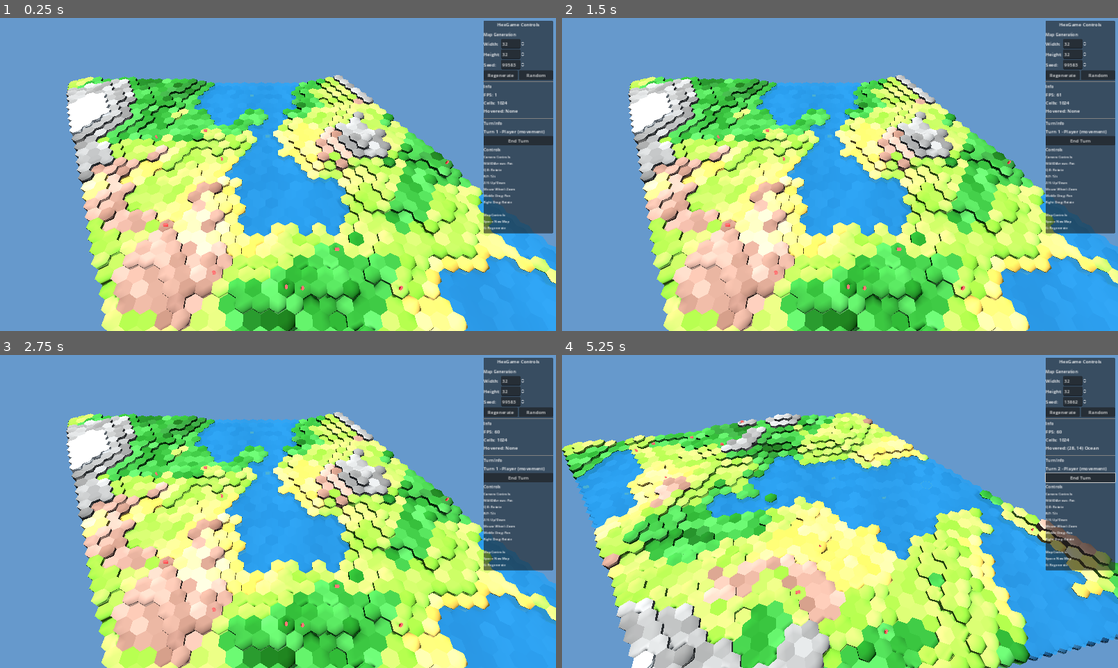
Above: before the commit, frames 1-4 (two rows, left to right).
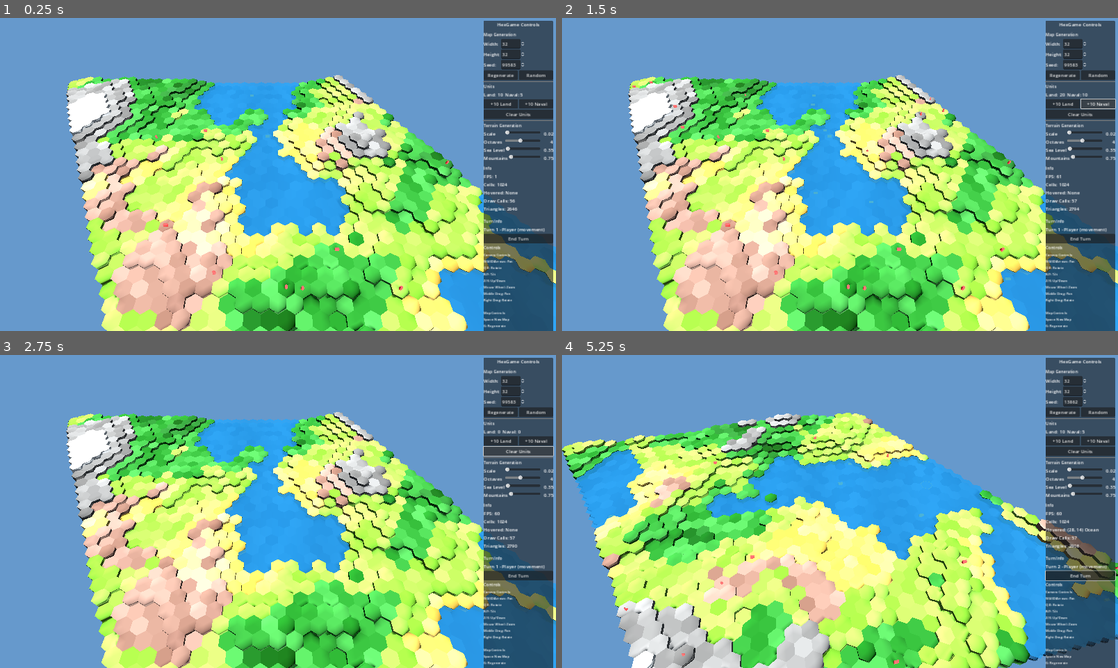
Above: after the commit, the same moments.

Repository: bobum/hexgame
Game: Godot game, scene res://scenes/main.tscn
Two runs of this game, one before a commit and one after it. Both use one fixed random seed, a clock stepped at 60 frames per second and the inputs below.
Inputs (mouse positions are in pixels of both pictures, inside the frame that each line leads up to):
- Up to frame 1 (0.25 s): no input
- Up to frame 2 (1.5 s): click (1062, 102) at 0.5 s, where only the run after the commit has a clickable "+10 Land"; click (1095, 102) at 1.25 s, where only the run after the commit has a clickable "+10 Naval"
- Up to frame 3 (2.75 s): click (517, 452) at 2 s, where only the run after the commit has a clickable "Clear Units"
- Up to frame 4 (5.25 s): click "Regenerate" at 2.75 s; click "Random" at 3.5 s; click "End Turn" at 4.25 s; tap Enter at 5 s; move the mouse to (962, 495) at 5.02 s; hold D from 5.03 s (still down); hold Q from 5.03 s (still down); click (962, 495) at 5.17 s

The runs differ from the first frame. In frame 1, 5.9% of the frame differs, in the area x 86-100%, y 21-100%; in frame 2, 5.9%; in frame 3, 5.9%; in frame 4, 6.2%, in the area x 3-100%, y 20-100%.

Commit message:
Add complete UI panel with units, terrain, and render stats
- Add Units section: spawn land/naval buttons, clear button, unit counts
- Add Terrain Generation section: scale, octaves, sea level, mountain sliders
- Add render stats: draw calls and triangles display
- Wire up signals to regenerate map when terrain params change
- Add get_unit_counts() to UnitManager for land/naval breakdown

Co-Authored-By: Claude Opus 4.5 <noreply@anthropic.com>

Diff:
--- a/godot/src/generation/map_generator.gd
+++ b/godot/src/generation/map_generator.gd
@@ -9,6 +9,19 @@
 # Generation parameters
 var sea_level: float = 0.35
 var mountain_level: float = 0.75
+
+# Noise parameters (exposed for UI)
+var noise_scale: float = 0.02:
+	set(val):
+		noise_scale = val
+		if noise:
+			noise.frequency = val
+
+var octaves: int = 4:
+	set(val):
+		octaves = val
+		if noise:
+			noise.fractal_octaves = val
 
 
 func _init() -> void:
--- a/godot/src/main.gd
+++ b/godot/src/main.gd
@@ -48,6 +48,10 @@
 	game_ui.regenerate_requested.connect(_on_ui_regenerate)
 	game_ui.random_seed_requested.connect(_on_ui_random_seed)
 	game_ui.end_turn_requested.connect(_on_end_turn)
+	game_ui.spawn_land_requested.connect(_on_spawn_land)
+	game_ui.spawn_naval_requested.connect(_on_spawn_naval)
+	game_ui.clear_units_requested.connect(_on_clear_units)
+	game_ui.noise_param_changed.connect(_on_noise_param_changed)
 
 
 func _on_ui_regenerate(width: int, height: int, seed_val: int) -> void:
@@ -141,6 +145,59 @@
 	# Could update UI here to show selected unit info
 
 
+func _on_spawn_land(count: int) -> void:
+	if unit_manager:
+		var spawned = unit_manager.spawn_mixed_units(count, 0, 1)
+		print("Spawned %d land units" % spawned["land"])
+		if unit_renderer:
+			unit_renderer.setup(unit_manager, grid)
+			unit_renderer.build()
+		_update_unit_counts()
+
+
+func _on_spawn_naval(count: int) -> void:
+	if unit_manager:
+		var spawned = unit_manager.spawn_mixed_units(0, count, 1)
+		print("Spawned %d naval units" % spawned["naval"])
+		if unit_renderer:
+			unit_renderer.setup(unit_manager, grid)
+			unit_renderer.build()
+		_update_unit_counts()
+
+
+func _on_clear_units() -> void:
+	if unit_manager:
+		unit_manager.clear()
+		print("Cleared all units")
+		if unit_renderer:
+			unit_renderer.setup(unit_manager, grid)
+			unit_renderer.build()
+		if selection_manager:
+			selection_manager.clear_selection()
+		_update_unit_counts()
+
+
+func _update_unit_counts() -> void:
+	if game_ui and unit_manager:
+		var counts = unit_manager.get_unit_counts()
+		game_ui.set_unit_counts(counts["land"], counts["naval"])
+
+
+func _on_noise_param_changed(param: String, value: float) -> void:
+	if map_generator:
+		match param:
+			"noise_scale":
+				map_generator.noise_scale = value
+			"octaves":
+				map_generator.octaves = int(value)
+			"sea_level":
+				map_generator.sea_level = value
+			"mountain_level":
+				map_generator.mountain_level = value
+		# Regenerate with current settings
+		_regenerate_map()
+
+
 func _on_end_turn() -> void:
 	if turn_manager:
 		turn_manager.end_turn()
@@ -188,6 +245,7 @@
 	selection_manager.selection_changed.connect(_on_selection_changed)
 
 	_update_turn_display()
+	_update_unit_counts()
 
 
 func _build_water() -> void:
@@ -283,6 +341,7 @@
 			selection_manager.setup(unit_manager, unit_renderer, grid, camera, pathfinder, path_renderer, turn_manager)
 
 		_update_turn_display()
+		_update_unit_counts()
 
 
 ## Get the hex cell at a world position (for raycasting)
@@ -342,3 +401,4 @@
 		selection_manager.setup(unit_manager, unit_renderer, grid, camera, pathfinder, path_renderer, turn_manager)
 
 	_update_turn_display()
+	_update_unit_counts()
--- a/godot/src/ui/game_ui.gd
+++ b/godot/src/ui/game_ui.gd
@@ -6,6 +6,10 @@
 signal regenerate_requested(width: int, height: int, seed_val: int)
 signal random_seed_requested
 signal end_turn_requested
+signal spawn_land_requested(count: int)
+signal spawn_naval_requested(count: int)
+signal clear_units_requested
+signal noise_param_changed(param: String, value: float)
 
 @onready var panel: PanelContainer = $Panel
 @onready var map_width_spin: SpinBox = $Panel/VBox/MapSection/GridContainer/WidthSpin
@@ -16,10 +20,25 @@
 @onready var hovered_label: Label = $Panel/VBox/InfoSection/HoveredLabel
 @onready var controls_label: Label = $Panel/VBox/ControlsSection/ControlsLabel
 
+# Render stats (added dynamically)
+var draw_calls_label: Label
+var triangles_label: Label
+
 # Turn system UI elements (added dynamically)
 var turn_section: VBoxContainer
 var turn_label: Label
 var end_turn_button: Button
+
+# Units section UI elements
+var units_section: VBoxContainer
+var unit_count_label: Label
+
+# Noise/Terrain section UI elements
+var terrain_section: VBoxContainer
+var noise_scale_slider: HSlider
+var octaves_slider: HSlider
+var sea_level_slider: HSlider
+var mountain_level_slider: HSlider
 
 var main_node: Node3D
 
@@ -33,13 +52,24 @@
 	# Setup controls help text
 	controls_label.text = _get_controls_text()
 
-	# Create turn section UI
+	# Create dynamic UI sections
+	_create_units_section()
+	_create_terrain_section()
 	_create_turn_section()
+	_create_render_stats()
 
 
 func _process(_delta: float) -> void:
 	# Update FPS
 	fps_label.text = "FPS: %d" % Engine.get_frames_per_second()
+
+	# Update render stats
+	if draw_calls_label:
+		var draw_calls = Performance.get_monitor(Performance.RENDER_TOTAL_DRAW_CALLS_IN_FRAME)
+		draw_calls_label.text = "Draw Calls: %d" % draw_calls
+	if triangles_label:
+		var primitives = Performance.get_monitor(Performance.RENDER_TOTAL_PRIMITIVES_IN_FRAME)
+		triangles_label.text = "Triangles: %d" % primitives
 
 
 func set_main_node(node: Node3D) -> void:
@@ -137,3 +167,183 @@
 func set_turn_status(status: String) -> void:
 	if turn_label:
 		turn_label.text = status
+
+
+func _create_units_section() -> void:
+	# Find the VBox in the panel
+	var vbox = $Panel/VBox
+
+	# Create units section container
+	units_section = VBoxContainer.new()
+	units_section.name = "UnitsSection"
+
+	# Add separator
+	var separator = HSeparator.new()
+	units_section.add_child(separator)
+
+	# Add header label
+	var header = Label.new()
+	header.text = "Units"
+	header.add_theme_font_size_override("font_size", 14)
+	units_section.add_child(header)
+
+	# Add unit count label
+	unit_count_label = Label.new()
+	unit_count_label.text = "Land: 0  Naval: 0"
+	units_section.add_child(unit_count_label)
+
+	# Add spawn buttons container
+	var spawn_hbox = HBoxContainer.new()
+	spawn_hbox.size_flags_horizontal = Control.SIZE_EXPAND_FILL
+
+	var spawn_land_btn = Button.new()
+	spawn_land_btn.text = "+10 Land"
+	spawn_land_btn.size_flags_horizontal = Control.SIZE_EXPAND_FILL
+	spawn_land_btn.pressed.connect(_on_spawn_land_pressed)
+	spawn_hbox.add_child(spawn_land_btn)
+
+	var spawn_naval_btn = Button.new()
+	spawn_naval_btn.text = "+10 Naval"
+	spawn_naval_btn.size_flags_horizontal = Control.SIZE_EXPAND_FILL
+	spawn_naval_btn.pressed.connect(_on_spawn_naval_pressed)
+	spawn_hbox.add_child(spawn_naval_btn)
+
+	units_section.add_child(spawn_hbox)
+
+	# Add clear button
+	var clear_btn = Button.new()
+	clear_btn.text = "Clear Units"
+	clear_btn.pressed.connect(_on_clear_units_pressed)
+	units_section.add_child(clear_btn)
+
+	# Insert after MapSection
+	var map_section = vbox.get_node("MapSection")
+	var map_idx = map_section.get_index()
+	vbox.add_child(units_section)
+	vbox.move_child(units_section, map_idx + 1)
+
+
+func _on_spawn_land_pressed() -> void:
+	spawn_land_requested.emit(10)
+
+
+func _on_spawn_naval_pressed() -> void:
+	spawn_naval_requested.emit(5)
+
+
+func _on_clear_units_pressed() -> void:
+	clear_units_requested.emit()
+
+
+func set_unit_counts(land: int, naval: int) -> void:
+	if unit_count_label:
+		unit_count_label.text = "Land: %d  Naval: %d" % [land, naval]
+
+
+func _create_terrain_section() -> void:
+	# Find the VBox in the panel
+	var vbox = $Panel/VBox
+
+	# Create terrain section container
+	terrain_section = VBoxContainer.new()
+	terrain_section.name = "TerrainSection"
+
+	# Add separator
+	var separator = HSeparator.new()
+	terrain_section.add_child(separator)
+
+	# Add header label
+	var header = Label.new()
+	header.text = "Terrain Generation"
+	header.add_theme_font_size_override("font_size", 14)
+	terrain_section.add_child(header)
+
+	# Noise Scale slider (0.01 - 0.1)
+	terrain_section.add_child(_create_labeled_slider("Scale", 0.01, 0.1, 0.02, 0.001, "_on_noise_scale_changed"))
+	noise_scale_slider = terrain_section.get_child(terrain_section.get_child_count() - 1).get_child(1)
+
+	# Octaves slider (1 - 8)
+	terrain_section.add_child(_create_labeled_slider("Octaves", 1, 8, 4, 1, "_on_octaves_changed"))
+	octaves_slider = terrain_section.get_child(terrain_section.get_child_count() - 1).get_child(1)
+
+	# Sea Level slider (0.0 - 0.8)
+	terrain_section.add_child(_create_labeled_slider("Sea Level", 0.0, 0.8, 0.35, 0.01, "_on_sea_level_changed"))
+	sea_level_slider = terrain_section.get_child(terrain_section.get_child_count() - 1).get_child(1)
+
+	# Mountain Level slider (0.5 - 1.0)
+	terrain_section.add_child(_create_labeled_slider("Mountains", 0.5, 1.0, 0.75, 0.01, "_on_mountain_level_changed"))
+	mountain_level_slider = terrain_section.get_child(terrain_section.get_child_count() - 1).get_child(1)
+
+	# Insert after UnitsSection
+	var units_idx = units_section.get_index()
+	vbox.add_child(terrain_section)
+	vbox.move_child(terrain_section, units_idx + 1)
+
+
+func _create_labeled_slider(label_text: String, min_val: float, max_val: float, default_val: float, step: float, callback: String) -> HBoxContainer:
+	var hbox = HBoxContainer.new()
+	hbox.size_flags_horizontal = Control.SIZE_EXPAND_FILL
+
+	var label = Label.new()
+	label.text = label_text
+	label.custom_minimum_size.x = 70
+	hbox.add_child(label)
+
+	var slider = HSlider.new()
+	slider.min_value = min_val
+	slider.max_value = max_val
+	slider.value = default_val
+	slider.step = step
+	slider.size_flags_horizontal = Control.SIZE_EXPAND_FILL
+	slider.value_changed.connect(Callable(self, callback))
+	hbox.add_child(slider)
+
+	var value_label = Label.new()
+	value_label.text = "%.2f" % default_val if step < 1 else "%d" % int(default_val)
+	value_label.custom_minimum_size.x = 40
+	value_label.horizontal_alignment = HORIZONTAL_ALIGNMENT_RIGHT
+	hbox.add_child(value_label)
+
+	return hbox
+
+
+func _on_noise_scale_changed(value: float) -> void:
+	_update_slider_label(noise_scale_slider, value)
+	noise_param_changed.emit("noise_scale", value)
+
+
+func _on_octaves_changed(value: float) -> void:
+	_update_slider_label(octaves_slider, value, true)
+	noise_param_changed.emit("octaves", value)
+
+
+func _on_sea_level_changed(value: float) -> void:
+	_update_slider_label(sea_level_slider, value)
+	noise_param_changed.emit("sea_level", value)
+
+
+func _on_mountain_level_changed(value: float) -> void:
+	_update_slider_label(mountain_level_slider, value)
+	noise_param_changed.emit("mountain_level", value)
+
+
+func _update_slider_label(slider: HSlider, value: float, is_int: bool = false) -> void:
+	if slider and slider.get_parent():
+		var parent = slider.get_parent()
+		if parent.get_child_count() > 2:
+			var label = parent.get_child(2) as Label
+			if label:
+				label.text = "%d" % int(value) if is_int else "%.2f" % value
+
+
+func _create_render_stats() -> void:
+	# Add render stats to InfoSection
+	var info_section = $Panel/VBox/InfoSection
+
+	draw_calls_label = Label.new()
+	draw_calls_label.text = "Draw Calls: 0"
+	info_section.add_child(draw_calls_label)
+
+	triangles_label = Label.new()
+	triangles_label.text = "Triangles: 0"
+	info_section.add_child(triangles_label)
--- a/godot/src/units/unit_manager.gd
+++ b/godot/src/units/unit_manager.gd
@@ -147,6 +147,18 @@
 	return units.size()
 
 
+## Get counts by domain (land vs naval).
+func get_unit_counts() -> Dictionary:
+	var land = 0
+	var naval = 0
+	for unit in units.values():
+		if UnitTypes.get_domain(unit.type) == UnitTypes.Domain.NAVAL:
+			naval += 1
+		else:
+			land += 1
+	return {"land": land, "naval": naval}
+
+
 ## Clear all units.
 func clear() -> void:
 	units.clear()
